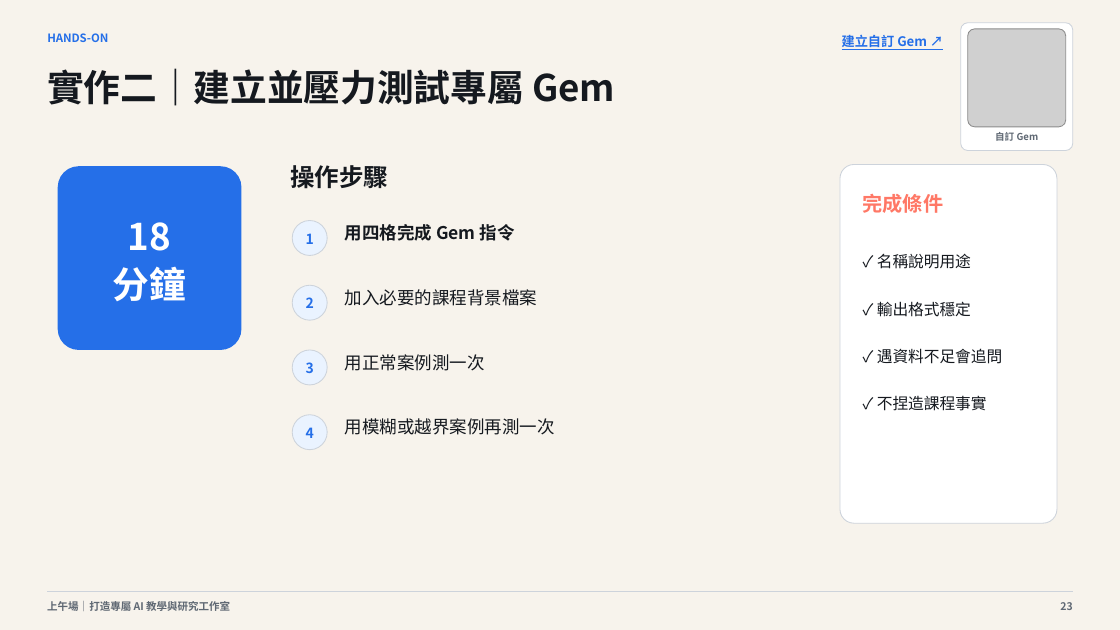
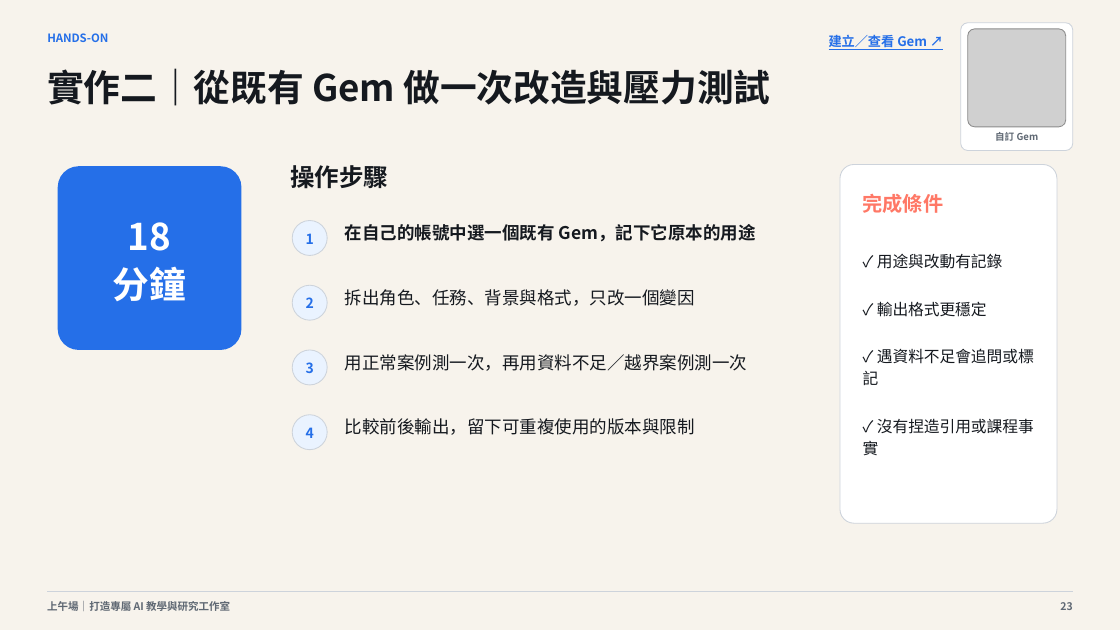
Before and after one commit to cagoooo/ncu-ai-agent-workshop-20260826, a slide deck: slide 23 of 01_簡報/上午場_打造專屬AI教學與研究工作室_20260826.pptx. Drawn at 1120x630 pixels with LibreOffice and Linux fonts; fonts in the diff are those of the drawing; grey boxes stand for pictures. Boxes give left, top, right and bottom in pixels: in the first picture for what was removed or moved away, otherwise in the second. Text is boxed around its words. In the diff, an @@ line names an element or a change of style, - is before the commit and + after.

```diff
--- a/01_簡報/上午場_打造專屬AI教學與研究工作室_20260826.pptx
+++ b/01_簡報/上午場_打造專屬AI教學與研究工作室_20260826.pptx
@@ text at (829,34,927,50): text changed @@
-建立自訂 Gem ↗
+建立／查看 Gem ↗
@@ text at (47,68,771,106): text changed @@
-實作二｜建立並壓力測試專屬 Gem
+實作二｜從既有 Gem 做一次改造與壓力測試
@@ text at (345,224,756,242): text changed @@
-用四格完成 Gem 指令
+在自己的帳號中選一個既有 Gem，記下它原本的用途
@@ text at (863,254,1034,456): text changed @@
-✓ 名稱說明用途
-✓ 輸出格式穩定
-✓ 遇資料不足會追問
-✓ 不捏造課程事實
+✓ 用途與改動有記錄
+✓ 輸出格式更穩定
+✓ 遇資料不足會追問或標記
+✓ 沒有捏造引用或課程事實
@@ text at (345,289,695,306): text changed @@
-加入必要的課程背景檔案
+拆出角色、任務、背景與格式，只改一個變因
@@ text at (345,354,747,371): text changed @@
-用正常案例測一次
+用正常案例測一次，再用資料不足／越界案例測一次
@@ text at (345,418,695,435): text changed @@
-用模糊或越界案例再測一次
+比較前後輸出，留下可重複使用的版本與限制
```
Also in this commit, not shown: 16 other slides changed, 8 other files.
